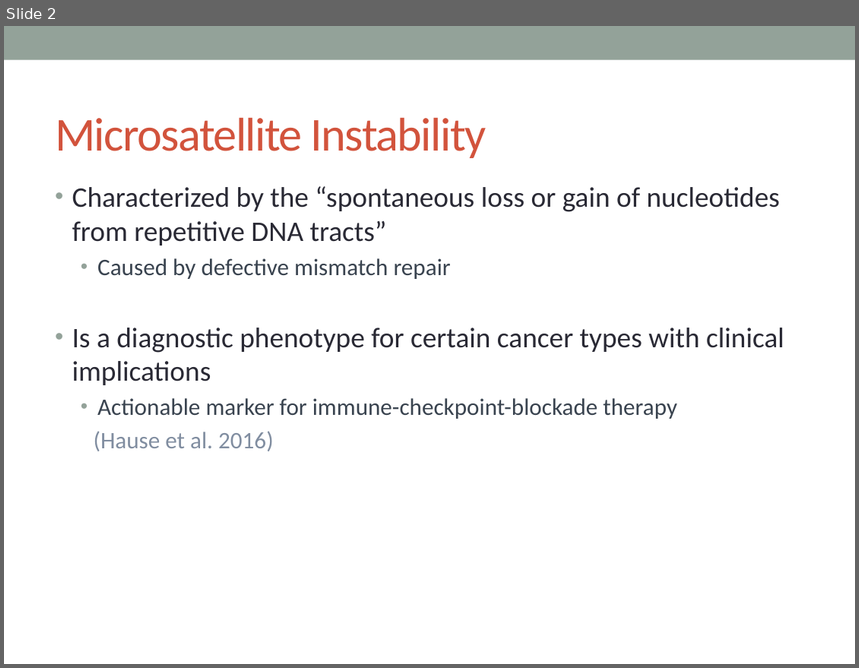
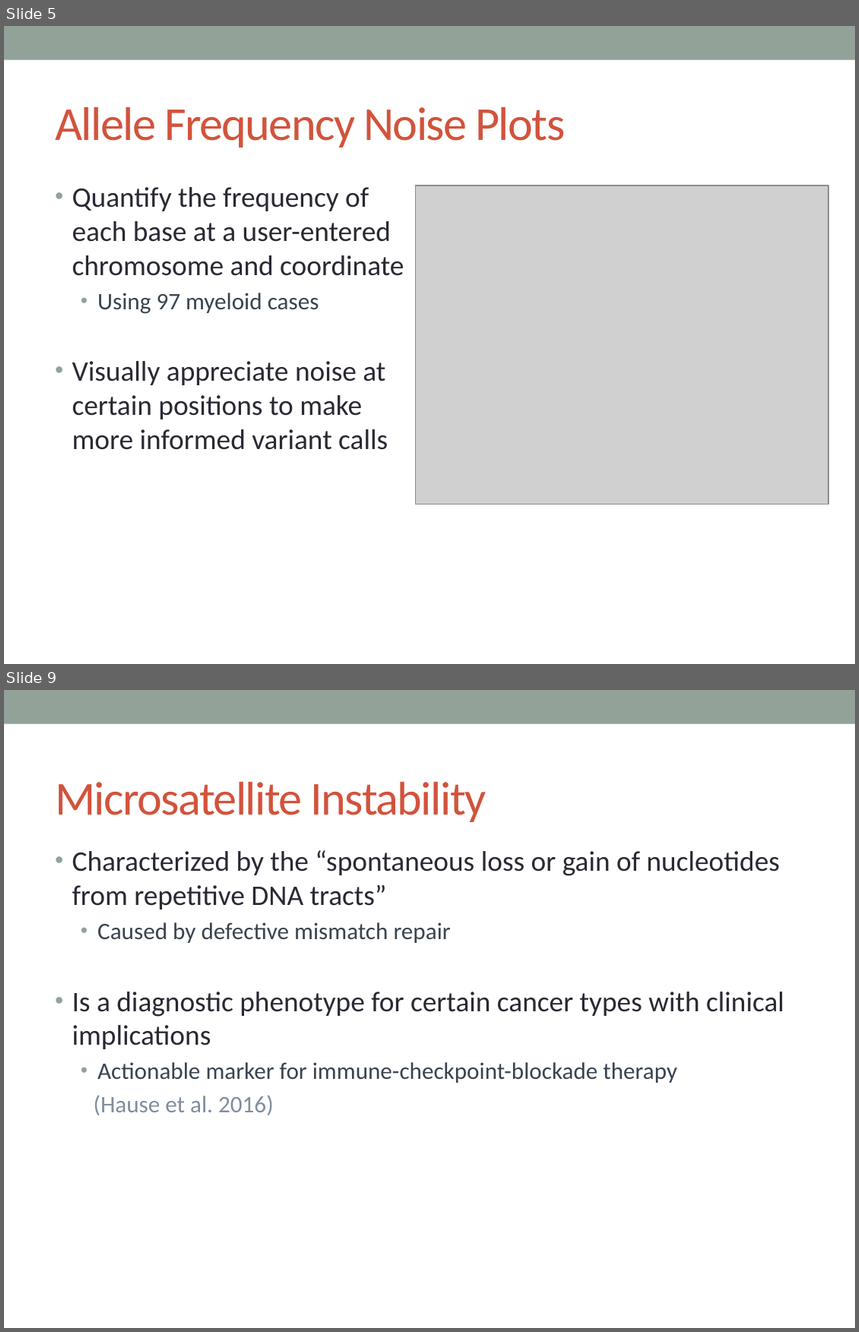
Before and after one commit to lailamargaret/Stanford-2018, a slide deck: MSI Project Presentation.pptx. Shown one above the other, each under a label of ours: slide 2 before the commit, slides 5 and 9 after it; the slides between them are not shown. The pictures are 859x668 and 859x1332 pixels, drawn with LibreOffice and Linux fonts; fonts in the diff are those of the drawing; grey boxes stand for pictures. Boxes give left, top, right and bottom in pixels: in the first picture for what was removed or moved away, otherwise in the second. Text is boxed around its words. In the diff, an @@ line names an element or a change of style, - is before the commit and + after.

```diff
--- a/MSI Project Presentation.pptx
+++ b/MSI Project Presentation.pptx
@@ slide 5 added at bbox=[4, 26, 855, 664], background #FFFFFF; not listed: 1 template element that a slide beside it also shows @@
@@ title added at bbox=[55, 107, 565, 148], 40 pt, text #D2533C @@
+Allele Frequency Noise Plots
@@ text added at bbox=[72, 187, 404, 450], 24 pt, text #292934 @@
+• Quantify the frequency of each base at a user-entered chromosome and coordinate
+  • Using 97 myeloid cases
+• Visually appreciate noise at certain positions to make more informed variant calls
@@ picture added at bbox=[415, 186, 828, 506] @@
@@ what was slide 2 is now slide 9 @@
```
Also in this commit, not shown: 6 slides changed, 6 other slides added, 1 other file.
